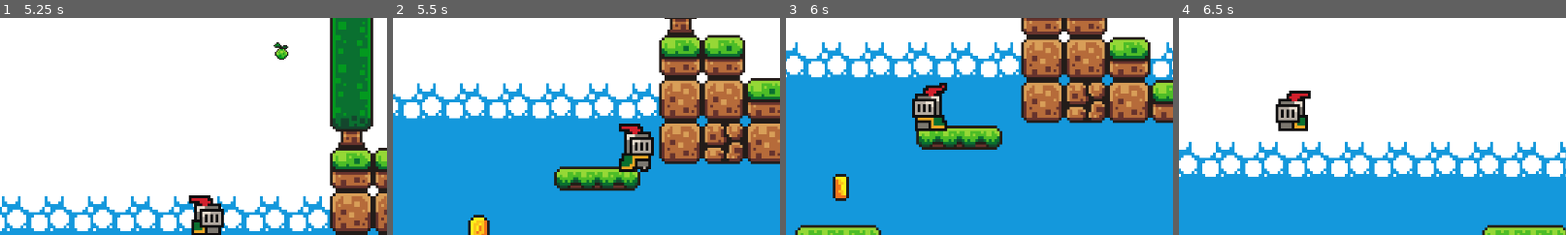
Above: before the commit, frames 1-4 (left to right).
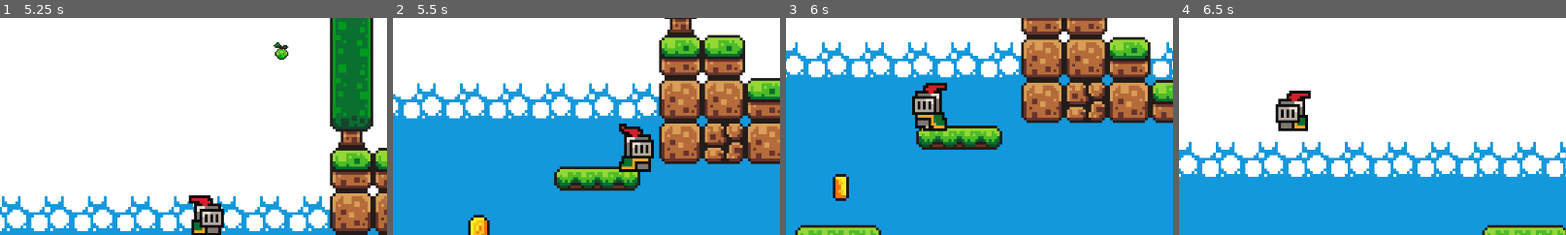
Above: after the commit, the same moments.

Repository: mateoastelarra/OliverDuck
Game: Godot game, scene res://Scenes/game.tscn
Same seed, same stepped clock (60 frames per second), same inputs: the game is played once before the commit and once after it.
Inputs:
- Up to frame 1 (5.25 s): hold Right (move_right) 0.53-2.03 s; tap S (aim_down) at 0.6 s; tap Space (jump) at 0.77, 1.52, 3.02, 3.77, 4.52 s; tap A (aim_left) at 1.35 s; hold Left (move_left) 2.03-2.78 s; tap D (aim_right) at 2.1 s; hold Right (move_right) 2.78-4.28 s; tap W (aim_up) at 2.85 s; hold K (dont_move) 3.53-4.28 s; hold Left (move_left) 4.28-5.03 s; tap M (glide) at 4.35 s; hold Right (move_right) from 5.03 s (still down); hold L (shoot) from 5.03 s (still down)
- Up to frame 2 (5.5 s): keep holding Right (move_right); keep holding L (shoot)
- Up to frame 3 (6 s): release Right (move_right) at 5.78 s; release L (shoot) at 5.78 s; hold Left (move_left) from 5.78 s (still down); tap S (aim_down) at 5.85 s
- Up to frame 4 (6.5 s): keep holding Left (move_left); tap Space (jump) at 6.02 s
The pictures show only the part of the screen within x 26-76%, y 29-79%; the shares and areas given below are measured in that part.

Frame 1 is identical in both runs. In frame 2, 0.9% of the frame differs, in the area x 58-68%, y 48-71%; in frame 3, 0.9%, in the area x 32-42%, y 29-53%; in frame 4, nothing differs.

Commit message:
Movement in SM

Diff:
--- a/Scripts/State Machine/States/Player/player_idle.gd
+++ b/Scripts/State Machine/States/Player/player_idle.gd
@@ -11,10 +11,12 @@
 	pass
 
 func Update(_delta: float):
+	pass
+
+func Physics_Update(_delta: float):
 	if !player.is_on_floor():
 		Transitioned.emit(self, "PlayerJump")
 	elif Input.get_axis("move_left", "move_right") != 0:
 		Transitioned.emit(self, "PlayerRunning")
-
-func Physics_Update(_delta: float):
-	pass
+	else:
+		player.velocity = Vector2(0,0)
--- a/Scripts/State Machine/States/Player/player_running.gd
+++ b/Scripts/State Machine/States/Player/player_running.gd
@@ -11,21 +11,12 @@
 	pass
 
 func Update(_delta: float):
+	pass
+
+
+func Physics_Update(_delta: float):
 	var direction = Input.get_axis("move_left", "move_right")
 	if !player.is_on_floor():
 		Transitioned.emit(self, "PlayerJump")
 	elif direction == 0:
 		Transitioned.emit(self, "PlayerIdle")
-
-
-func Physics_Update(_delta: float):
-	pass
-
-# Called when the node enters the scene tree for the first time.
-func _ready():
-	pass # Replace with function body.
-
-
-# Called every frame. 'delta' is the elapsed time since the previous frame.
-func _process(delta):
-	pass
